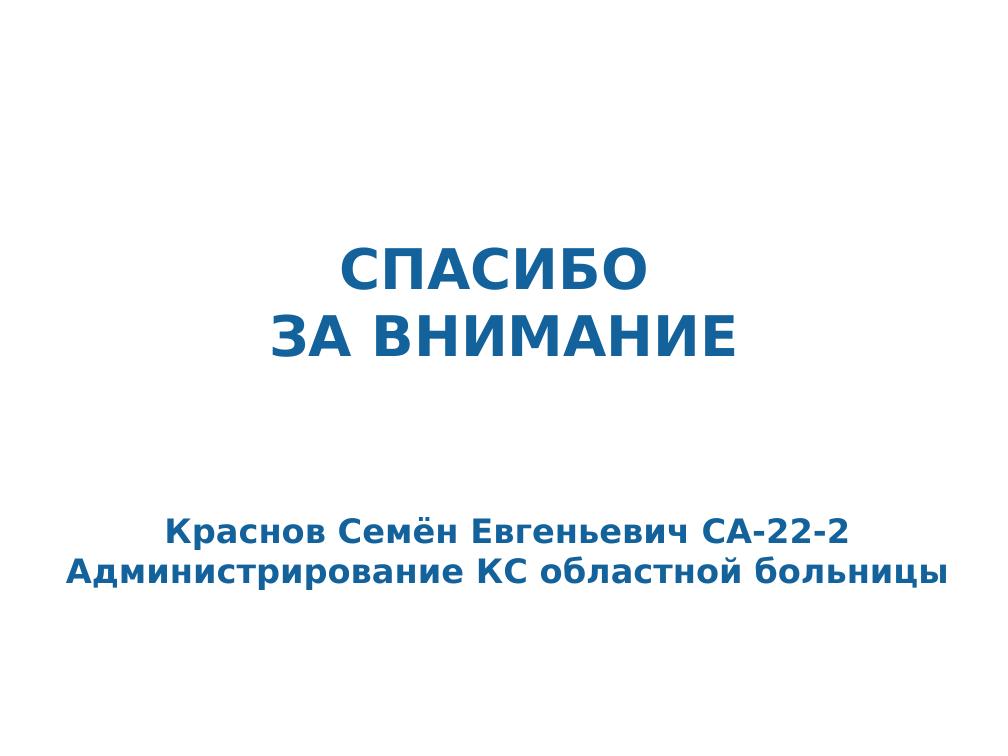
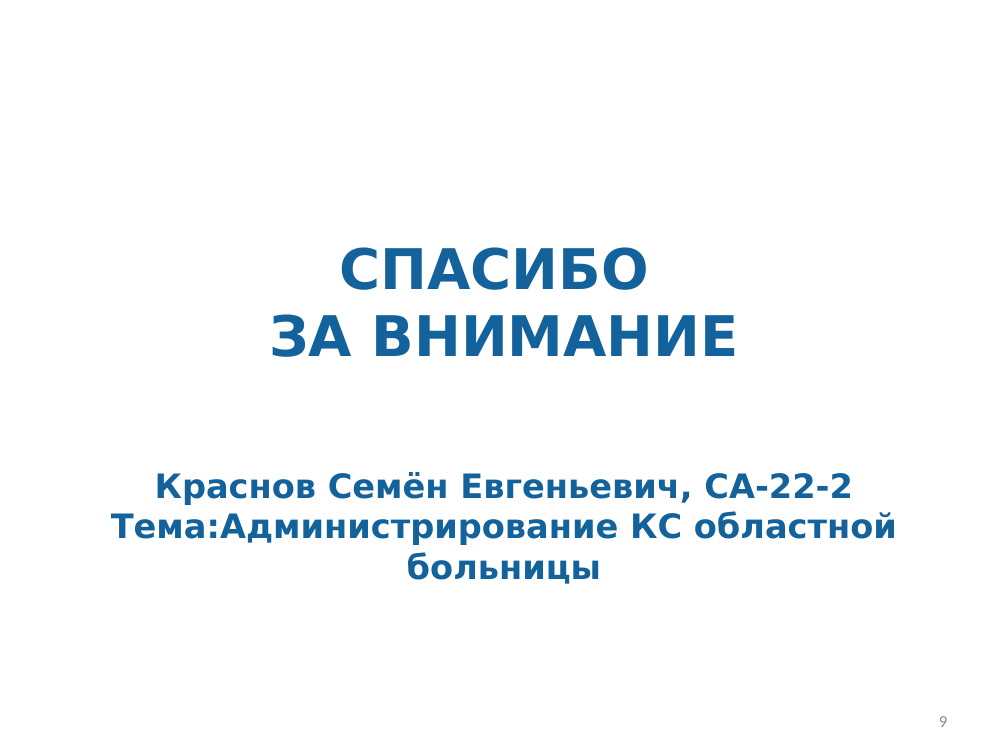
Before and after one commit to Sem5075/Course2025, a slide deck: slide 9 of Презентация.pptx (slide 8 before the commit). Drawn at 1008x756 pixels with LibreOffice and Linux fonts; fonts in the diff are those of the drawing; background and template pictures are left out. Boxes give left, top, right and bottom in pixels: in the first picture for what was removed or moved away, otherwise in the second. Text is boxed around its words. In the diff, an @@ line names an element or a change of style, - is before the commit and + after.

```diff
--- a/Презентация.pptx
+++ b/Презентация.pptx
@@ text at (x1=111, y1=472, x2=897, y2=584): text changed @@
-Краснов Семён Евгеньевич СА-22-2
-Администрирование КС областной больницы
+Краснов Семён Евгеньевич, СА-22-2
+Тема:Администрирование КС областной больницы
@@ page number added at (x1=939, y1=716, x2=947, y2=727), 12 pt, text #8C8C8C @@
+9
```
Also in this commit, not shown: 7 other slides changed, 1 slide added, 1 other file.
